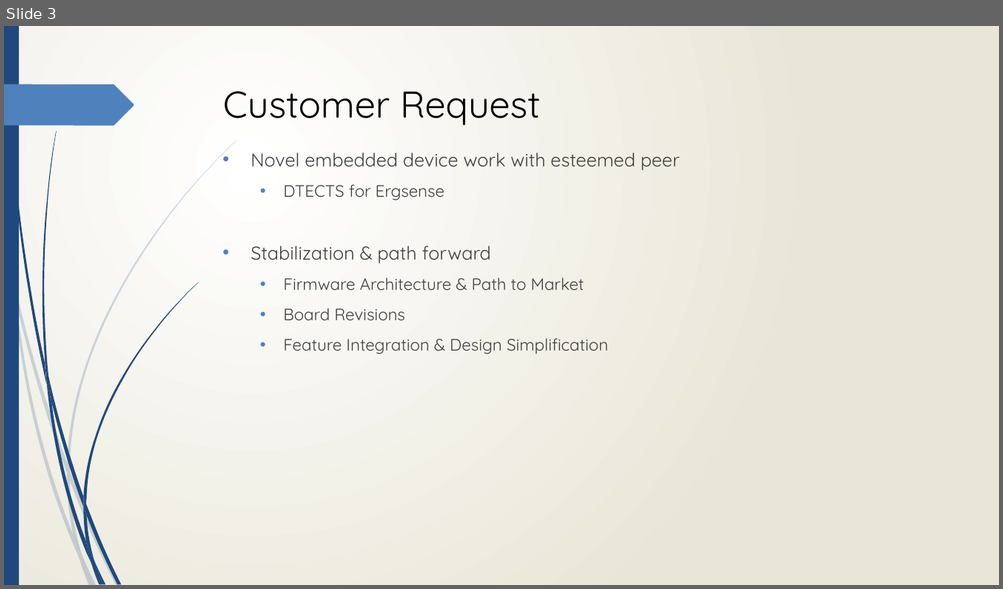
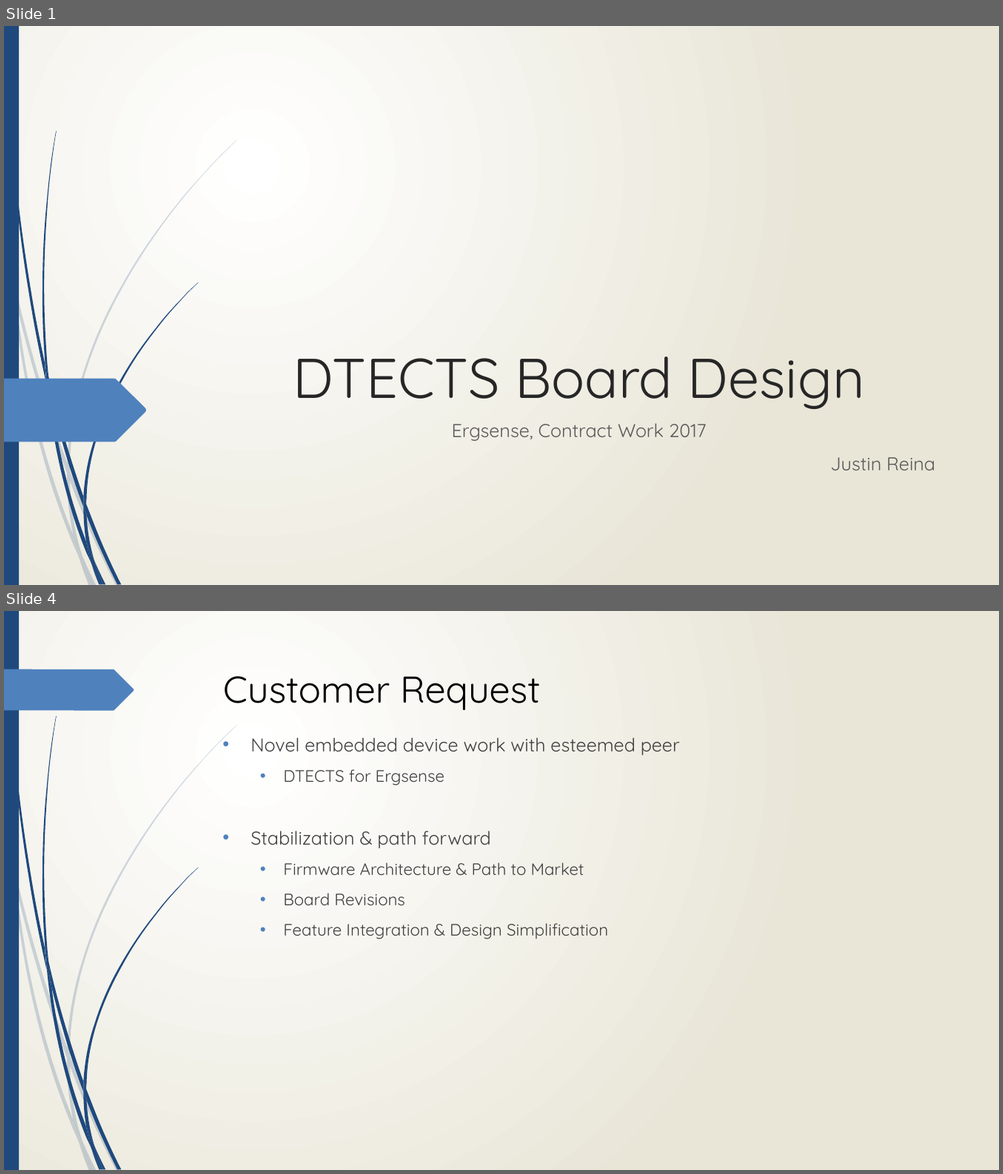
Before and after one commit to Jmr-Work/Pivotal_Presentation, a slide deck: Suppl/Pivotal Presentation - DTECTS.pptx. Shown one above the other, each under a label of ours: slide 3 before the commit, slides 1 and 4 after it; the slides between them are not shown. The pictures are 1003x589 and 1003x1174 pixels, drawn with LibreOffice and Linux fonts; fonts in the diff are those of the drawing. Boxes give left, top, right and bottom in pixels: in the first picture for what was removed or moved away, otherwise in the second. Text is boxed around its words. In the diff, an @@ line names an element or a change of style, - is before the commit and + after.

```diff
--- a/Suppl/Pivotal Presentation - DTECTS.pptx
+++ b/Suppl/Pivotal Presentation - DTECTS.pptx
@@ slide 1 added at [4, 26, 999, 585], background gradient #FFFFFF to #EAE7D8; not listed: 23 template elements that a slide beside it also shows @@
@@ title added at [293, 357, 865, 409], 54 pt, text #262626 @@
+DTECTS Board Design
@@ freeform shape added at [4, 379, 147, 443], fill #4F81BD @@
@@ subtitle added at [452, 423, 935, 471], 18 pt, text #595959 @@
+Ergsense, Contract Work 2017
+Justin Reina
@@ what was slide 3 is now slide 4 @@
```
Also in this commit, not shown: 1 slide changed, 1 other slide added, 1 slide removed.
